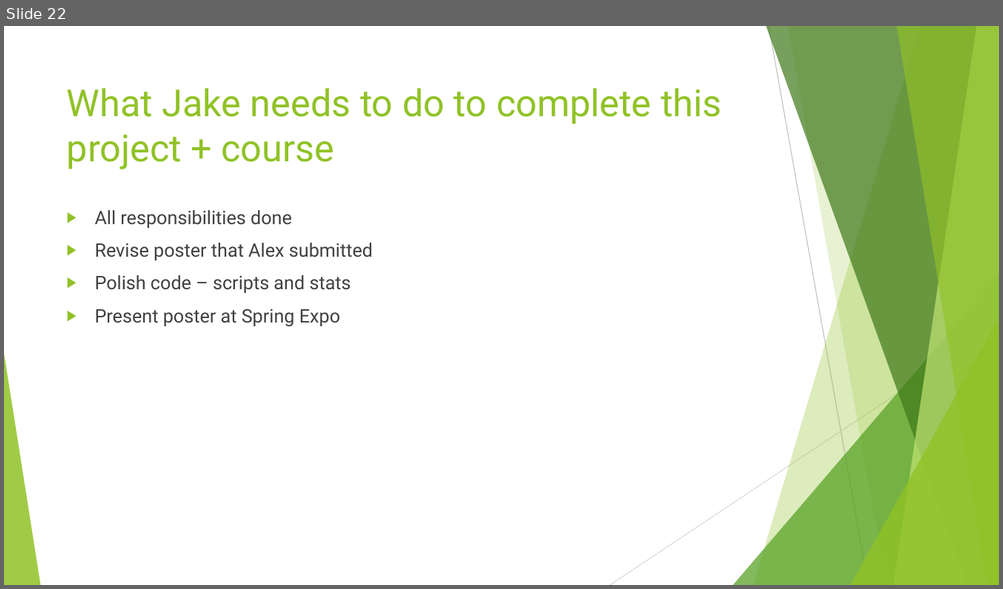
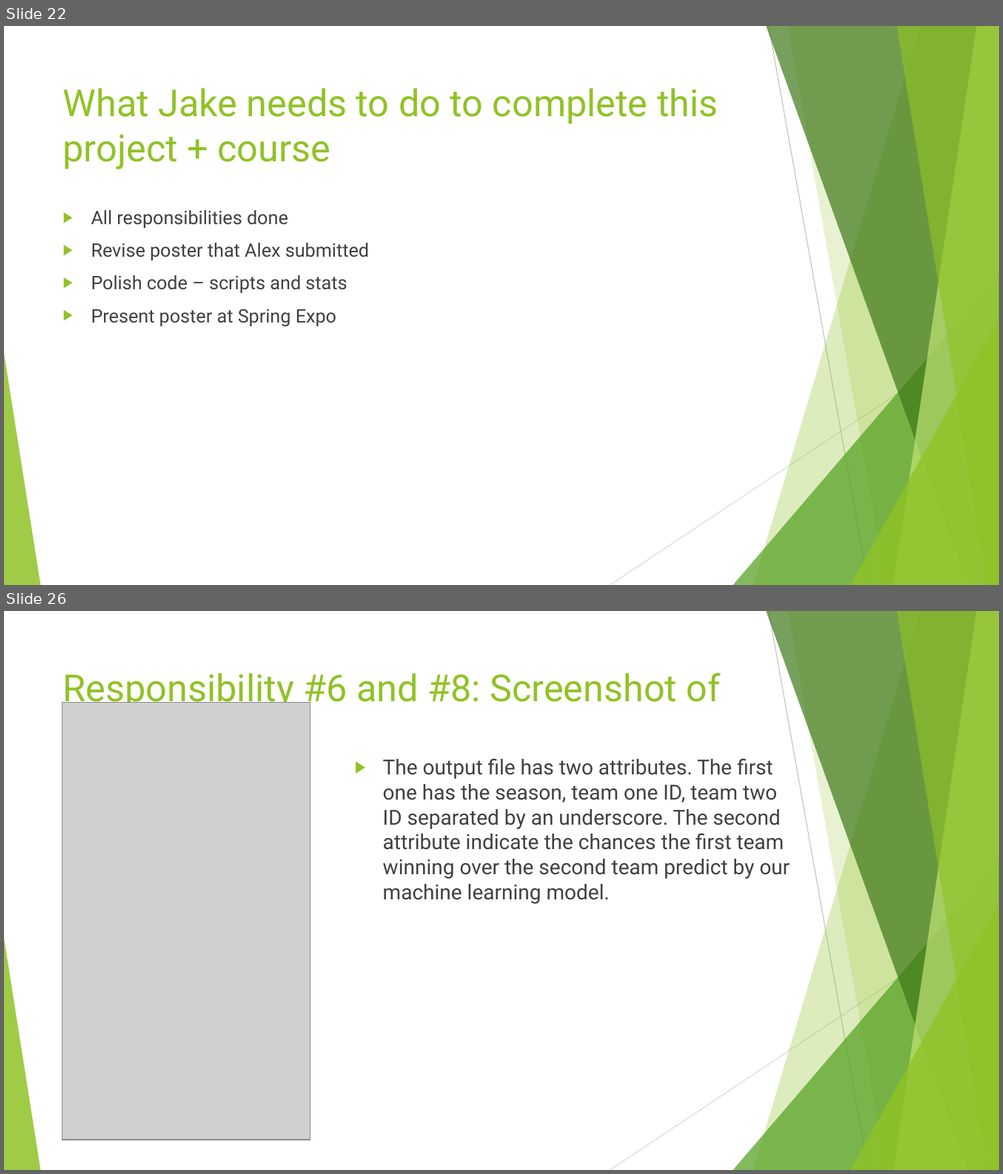
Before and after one commit to AlexDCraig/senior-capstone-project, a slide deck: FinalWinterTermProgressReport/FinalWinterTermDemo.pptx. Shown one above the other, each under a label of ours: slide 22 before the commit, slides 22 and 26 after it; the slides between them are not shown. The pictures are 1003x589 and 1003x1174 pixels, drawn with LibreOffice and Linux fonts; fonts in the diff are those of the drawing; grey boxes stand for pictures. Boxes give left, top, right and bottom in pixels: in the first picture for what was removed or moved away, otherwise in the second. Text is boxed around its words. In the diff, an @@ line names an element or a change of style, - is before the commit and + after.

```diff
--- a/FinalWinterTermProgressReport/FinalWinterTermDemo.pptx
+++ b/FinalWinterTermProgressReport/FinalWinterTermDemo.pptx
@@ slide 26 added at <box>4,611,999,1170</box>, background #FFFFFF; not listed: 10 template elements that a slide beside it also shows @@
@@ title added at <box>63,672,720,779</box>, 36 pt, text #90C226 @@
+Responsibility #6 and #8: Screenshot of Output
@@ picture added at <box>62,703,310,1141</box> @@
@@ text added at <box>383,758,790,904</box>, 20 pt, text #404040 @@
+▶ The output file has two attributes. The first one has the season, team one ID, team two ID separated by an underscore. The second attribute indicate the chances the first team winning over the second team predict by our machine learning model.
@@ slide 22 changed as well @@
@@ title "What Jake needs to do ...": place and size @@
-title "What Jake needs to do ..." at <box>67,88,721,170</box>
+title "What Jake needs to do ..." at <box>63,88,717,170</box>
@@ text "All responsibilities done": place and size @@
-text "All responsibilities done" at <box>95,210,373,327</box>
+text "All responsibilities done" at <box>91,210,369,327</box>
```
Also in this commit, not shown: 21 other slides changed, 7 other slides added.
